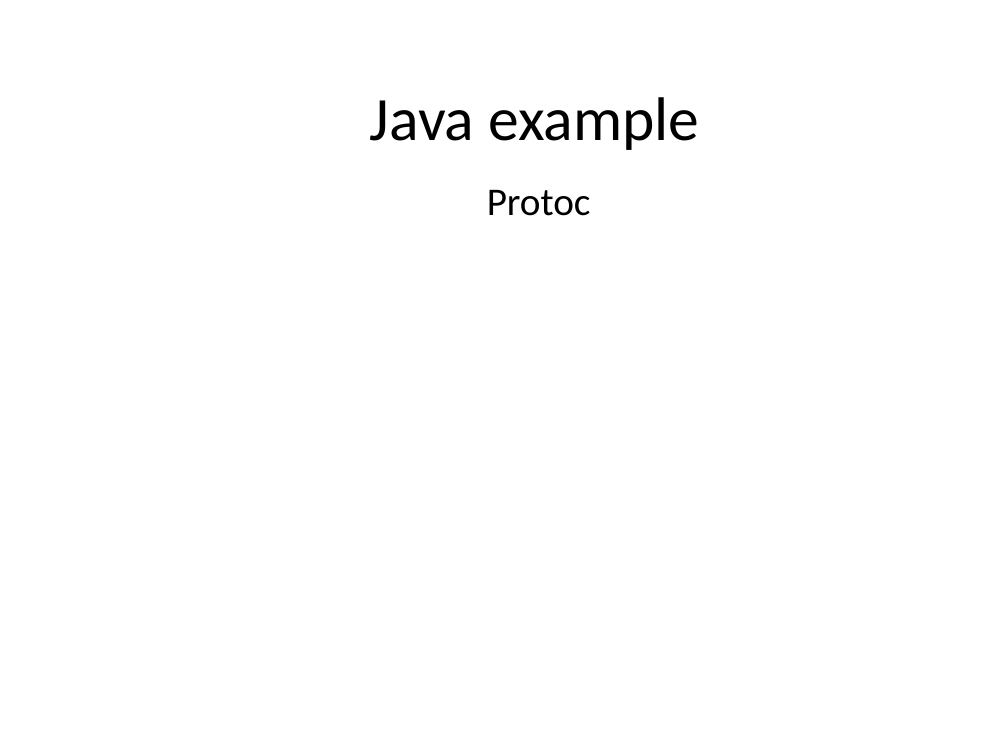
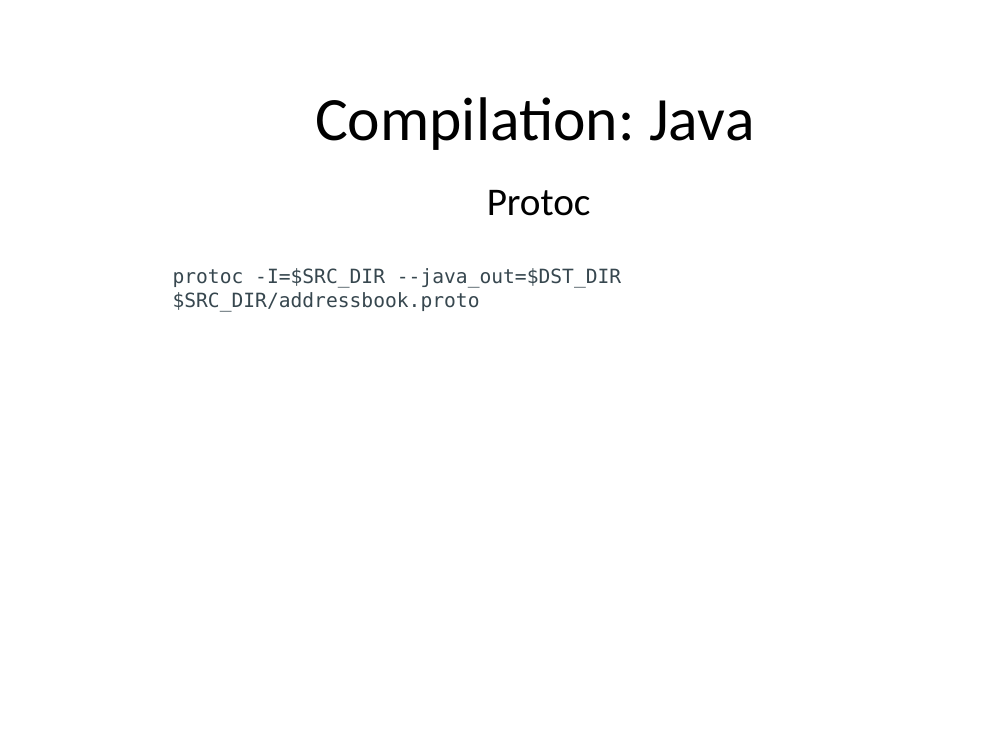
Before and after one commit to BartoszGardziejewski/ProtocolBufferDemo, a slide deck: slide 8 of ProtoBuff.pptx. Drawn at 1008x756 pixels with LibreOffice and Linux fonts; fonts in the diff are those of the drawing; background and template pictures are left out. Boxes give left, top, right and bottom in pixels: in the first picture for what was removed or moved away, otherwise in the second. Text is boxed around its words. In the diff, an @@ line names an element or a change of style, - is before the commit and + after.

Commit message:
adding protobuf pptx

```diff
--- a/ProtoBuff.pptx
+++ b/ProtoBuff.pptx
@@ text at [315, 97, 754, 150]: text changed @@
-Java example
+Compilation: Java
@@ text added at [173, 268, 621, 312], 14 pt, text #37474F @@
+protoc -I=$SRC_DIR --java_out=$DST_DIR $SRC_DIR/addressbook.proto
```
Also in this commit, not shown: 2 other slides changed, 11 slides added, 2 slides removed, 5 other files.
